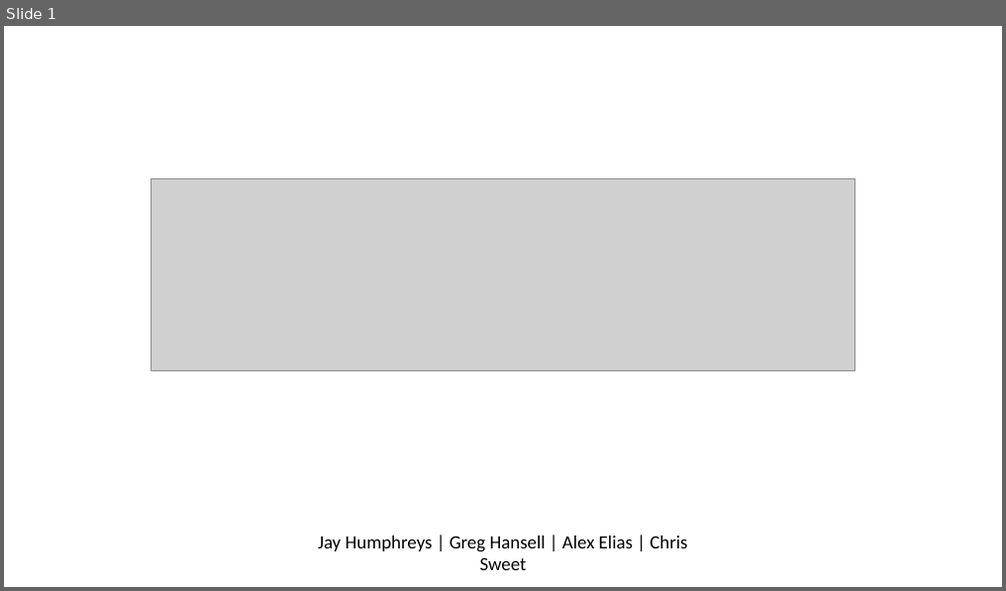
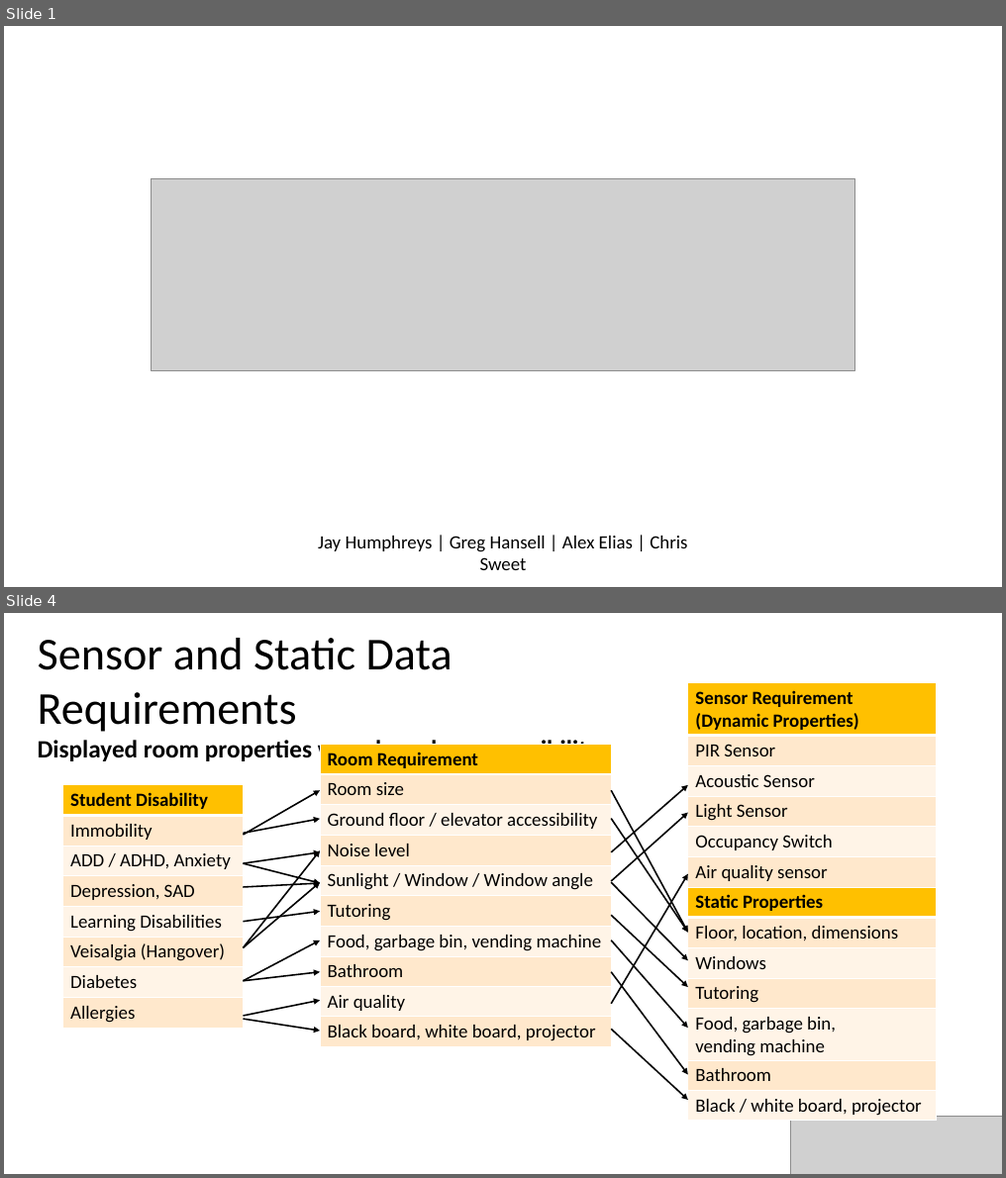
Before and after one commit to gregjhansell97/hive-map, a slide deck: presentation.pptx. Shown one above the other, each under a label of ours: slide 1 before the commit, slides 1 and 4 after it; the slides between them are not shown. The pictures are 1006x591 and 1006x1178 pixels, drawn with LibreOffice and Linux fonts; fonts in the diff are those of the drawing; grey boxes stand for pictures. Boxes give left, top, right and bottom in pixels: in the first picture for what was removed or moved away, otherwise in the second. Text is boxed around its words. In the diff, an @@ line names an element or a change of style, - is before the commit and + after.

```diff
--- a/presentation.pptx
+++ b/presentation.pptx
@@ slide 4 added at bbox=[4, 613, 1002, 1174], background #FFFFFF @@
@@ text added at bbox=[38, 638, 599, 764], 24 pt, text #000000, bold @@
+Sensor and Static Data Requirements
+Displayed room properties were based on accessibility
@@ table added at bbox=[688, 683, 937, 888], 6 rows, 1 columns @@
+Sensor Requirement (Dynamic Properties)
+PIR Sensor
+Acoustic Sensor
+Light Sensor
+Occupancy Switch
+Air quality sensor
@@ table added at bbox=[320, 744, 611, 1047], 10 rows, 1 columns @@
+Room Requirement
+Room size
+Ground floor / elevator accessibility
+Noise level
+Sunlight / Window / Window angle
+Tutoring
+Food, garbage bin, vending machine
+Bathroom
+Air quality
+Black board, white board, projector
@@ table added at bbox=[63, 785, 244, 1028], 8 rows, 1 columns @@
+Student Disability
+Immobility
+ADD / ADHD, Anxiety
+Depression, SAD
+Learning Disabilities
+Veisalgia (Hangover)
+Diabetes
+Allergies
@@ arrow added from (243, 835) to (320, 790), #000000 1.5 pt @@
@@ arrow added from (611, 790) to (688, 933), #000000 1.5 pt @@
@@ arrow added from (611, 853) to (688, 785), #000000 1.5 pt @@
@@ arrow added from (243, 833) to (320, 819), #000000 1.5 pt @@
@@ arrow added from (611, 819) to (688, 933), #000000 1.5 pt @@
@@ arrow added from (611, 881) to (688, 813), #000000 1.5 pt @@
@@ arrow added from (243, 863) to (320, 853), #000000 1.5 pt @@
@@ arrow added from (243, 863) to (320, 883), #000000 1.5 pt @@
@@ arrow added from (243, 949) to (320, 851), #000000 1.5 pt @@
@@ arrow added from (611, 1004) to (688, 874), #000000 1.5 pt @@
@@ arrow added from (243, 887) to (320, 883), #000000 1.5 pt @@
@@ arrow added from (243, 949) to (320, 882), #000000 1.5 pt @@
@@ arrow added from (611, 882) to (688, 961), #000000 1.5 pt @@
@@ table added at bbox=[688, 887, 937, 1121], 7 rows, 1 columns @@
+Static Properties
+Floor, location, dimensions
+Windows
+Tutoring
+Food, garbage bin, / vending machine
+Bathroom
+Black / white board, projector
@@ arrow added from (243, 922) to (320, 912), #000000 1.5 pt @@
@@ arrow added from (611, 916) to (688, 987), #000000 1.5 pt @@
@@ arrow added from (243, 981) to (320, 941), #000000 1.5 pt @@
@@ arrow added from (611, 941) to (688, 1028), #000000 1.5 pt @@
@@ arrow added from (243, 981) to (320, 972), #000000 1.5 pt @@
@@ arrow added from (611, 972) to (688, 1075), #000000 1.5 pt @@
@@ arrow added from (243, 1016) to (320, 1001), #000000 1.5 pt @@
@@ arrow added from (243, 1019) to (320, 1031), #000000 1.5 pt @@
@@ arrow added from (611, 1029) to (688, 1100), #000000 1.5 pt @@
@@ picture added at bbox=[791, 1117, 1002, 1174] @@
```
Also in this commit, not shown: 2 slides changed, 3 other slides added, 2 slides removed, 1 other file.
